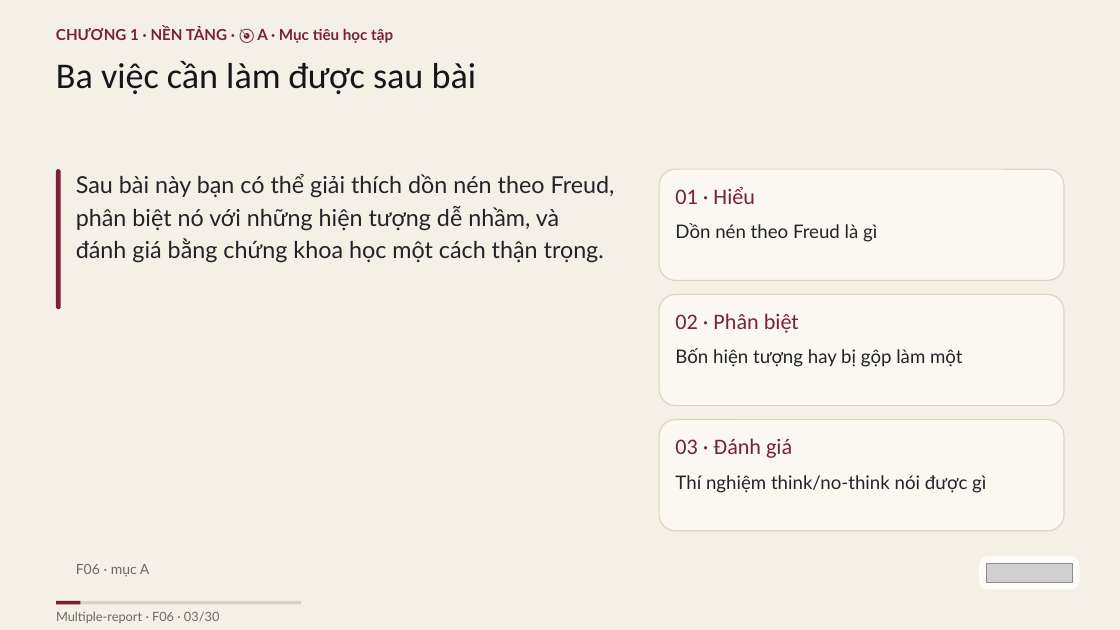
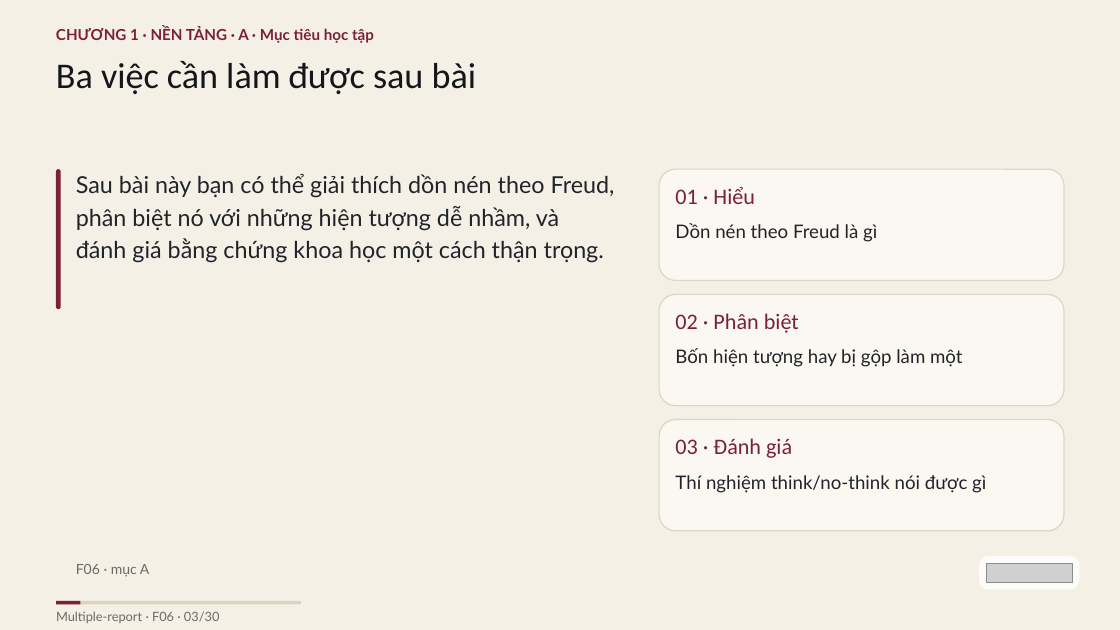
Before and after one commit to vohoailinh90/Multiple-report, a slide deck: slide 3 of psychology-knowledge/01-Sigmund-Freud/visuals/f06.pptx. Drawn at 1120x630 pixels with LibreOffice and Linux fonts; fonts in the diff are those of the drawing; grey boxes stand for pictures. Boxes give left, top, right and bottom in pixels: in the first picture for what was removed or moved away, otherwise in the second. Text is boxed around its words. In the diff, an @@ line names an element or a change of style, - is before the commit and + after.

```diff
--- a/psychology-knowledge/01-Sigmund-Freud/visuals/f06.pptx
+++ b/psychology-knowledge/01-Sigmund-Freud/visuals/f06.pptx
@@ text at [56,27,374,43]: text changed @@
-CHƯƠNG 1 · NỀN TẢNG · 🎯 A · Mục tiêu học tập
+CHƯƠNG 1 · NỀN TẢNG · A · Mục tiêu học tập
```
Also in this commit, not shown: 27 other slides changed, 5 other files.
